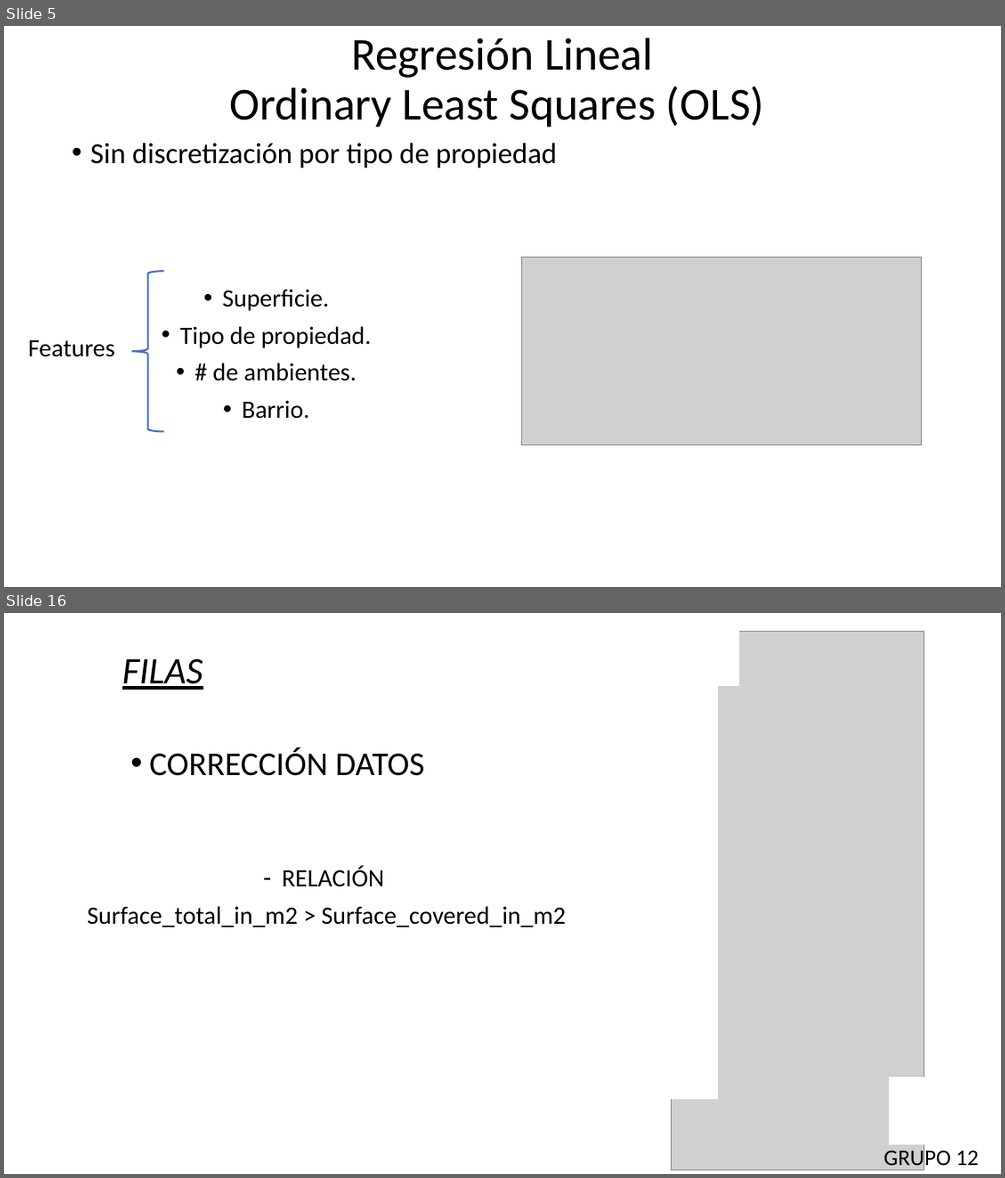
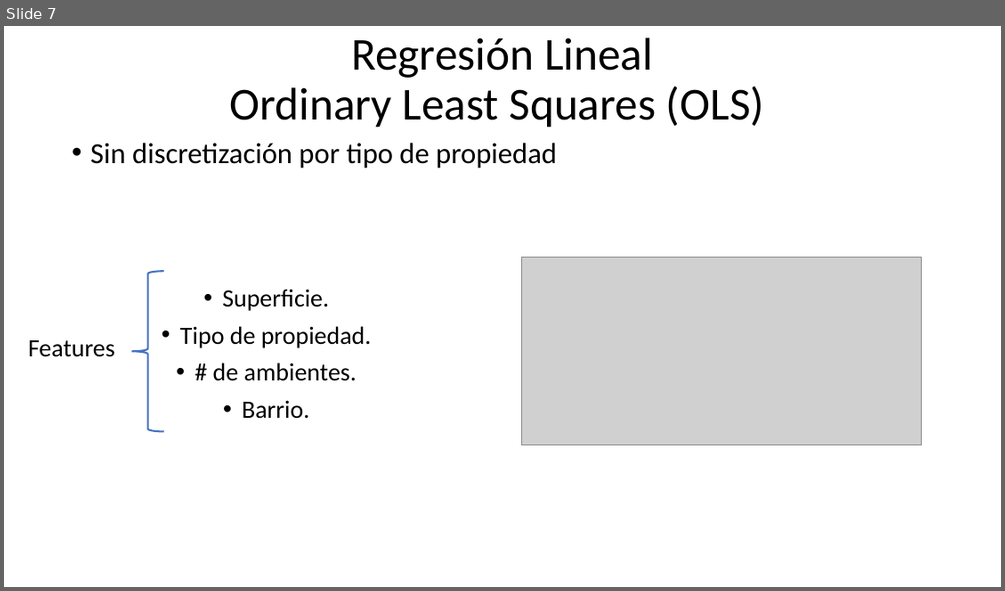
Before and after one commit to asasa293/limpieza_datos, a slide deck: TP2/TP2_GRUPO12.pptx. Shown one above the other, each under a label of ours: slides 5 and 16 before the commit, slide 7 after it; the slides between them are not shown. The pictures are 1005x1178 and 1005x591 pixels, drawn with LibreOffice and Linux fonts; fonts in the diff are those of the drawing; grey boxes stand for pictures. Boxes give left, top, right and bottom in pixels: in the first picture for what was removed or moved away, otherwise in the second. Text is boxed around its words. In the diff, an @@ line names an element or a change of style, - is before the commit and + after.

```diff
--- a/TP2/TP2_GRUPO12.pptx
+++ b/TP2/TP2_GRUPO12.pptx
@@ slide 16 removed at [4, 613, 1001, 1174], background #FFFFFF @@
@@ rectangle removed at [266, 616, 738, 686] @@
@@ rectangle removed at [647, 625, 718, 1098] @@
@@ picture removed at [671, 632, 924, 1170] @@
@@ text removed at [122, 658, 203, 690] @@
-FILAS
@@ text removed at [149, 747, 424, 776] @@
-• CORRECCIÓN DATOS
@@ text removed at [87, 866, 566, 927] @@
-– RELACIÓN
-Surface_total_in_m2 > Surface_covered_in_m2
@@ rectangle removed at [890, 1078, 960, 1144] @@
@@ text removed at [883, 1146, 979, 1170] @@
-GRUPO 12
@@ what was slide 5 is now slide 7 @@
```
Also in this commit, not shown: 1 slide changed, 10 slides added, 19 other slides removed, 2 other files.
